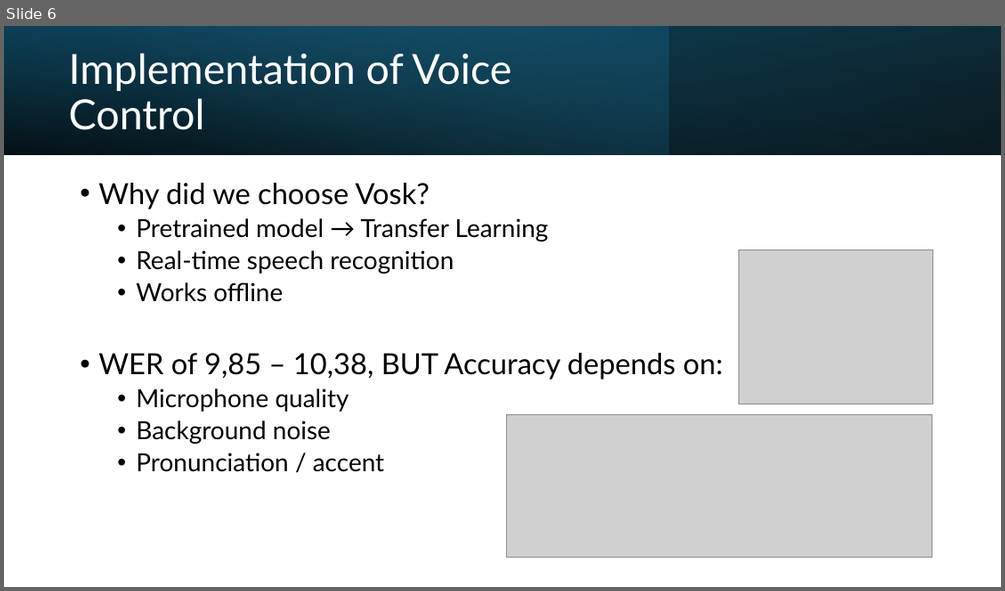
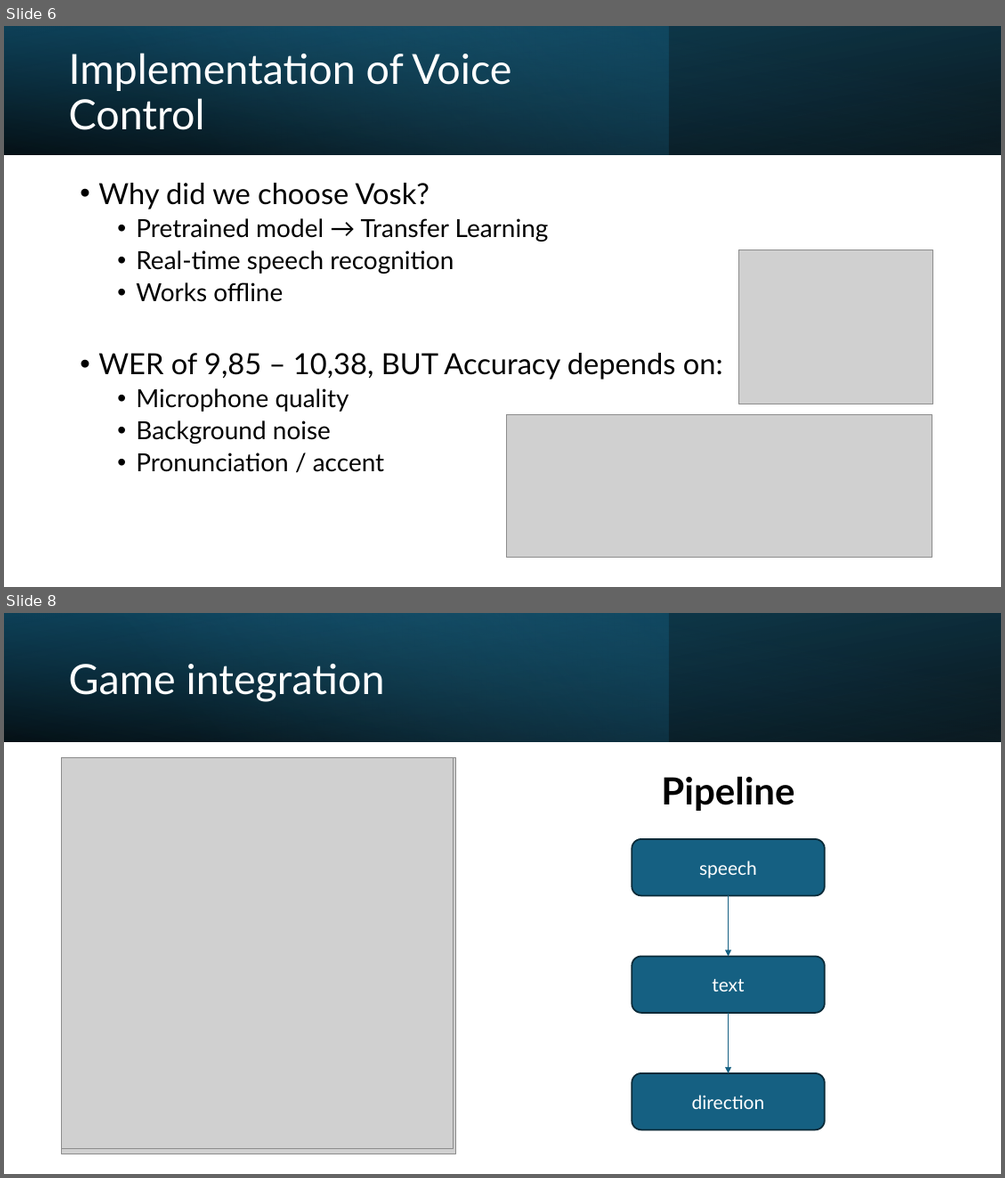
Before and after one commit to K1-mbf/Scibio_final_project, a slide deck: presentation.pptx. Shown one above the other, each under a label of ours: slide 6 before the commit, slides 6 and 8 after it; the slides between them are not shown. The pictures are 1005x591 and 1005x1178 pixels, drawn with LibreOffice and Linux fonts; fonts in the diff are those of the drawing; grey boxes stand for pictures. Boxes give left, top, right and bottom in pixels: in the first picture for what was removed or moved away, otherwise in the second. Text is boxed around its words. In the diff, an @@ line names an element or a change of style, - is before the commit and + after.

```diff
--- a/presentation.pptx
+++ b/presentation.pptx
@@ slide 8 added at <box>4,613,1001,1174</box>, background #FFFFFF @@
@@ rectangle added at <box>4,613,1001,742</box>, fill gradient #000000 to #104862 @@
@@ rectangle added at <box>4,613,669,742</box>, fill gradient #156082 to #46B1E1 @@
@@ rectangle added at <box>4,613,1001,742</box>, fill gradient #000000 to #156082 @@
@@ title added at <box>69,664,385,702</box>, 40 pt, text #FFFFFF @@
+Game integration
@@ picture added at <box>62,757,455,1153</box> @@
@@ picture added at <box>62,757,453,1149</box> @@
@@ text added at <box>661,776,794,811</box>, 36 pt, text #000000, bold @@
+Pipeline
@@ group added at <box>632,839,825,1130</box>: 3 rounded rectangles, 2 arrows @@
+speech
+text
+direction
```
Also in this commit, not shown: 5 slides changed, 4 other slides added, 2 slides removed.
